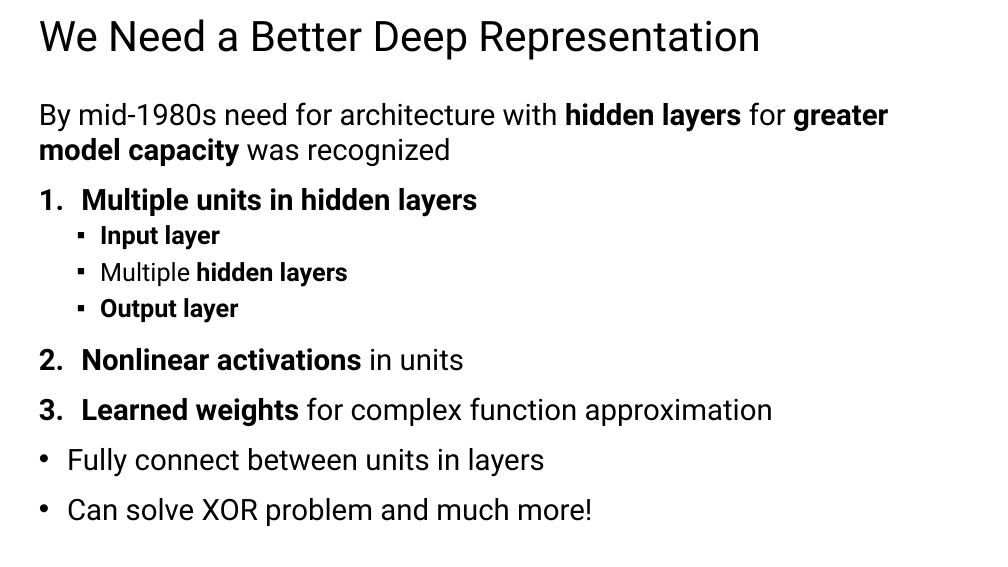
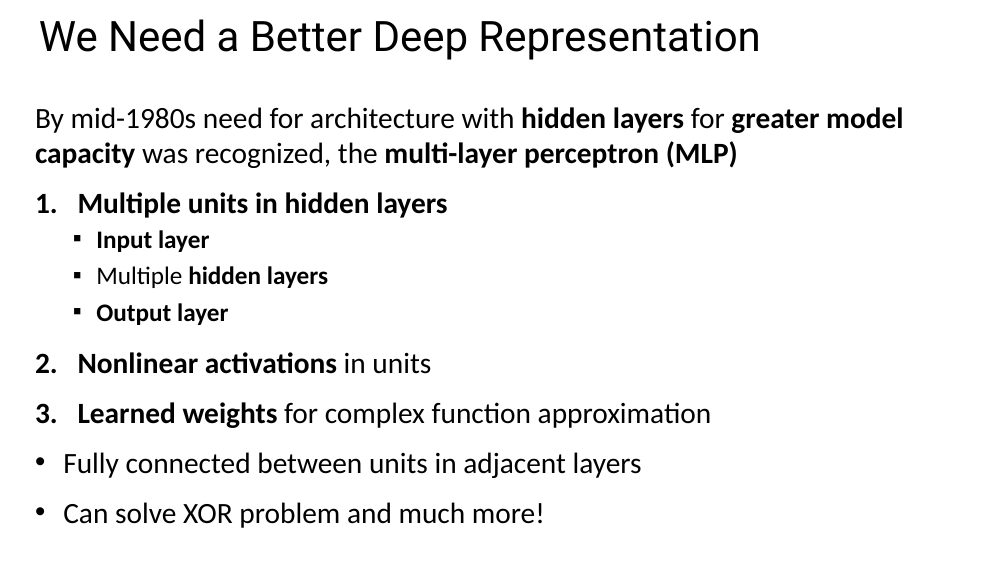
Before and after one commit to StephenElston/CSCI-E25, a slide deck: slide 16 of Slides/3_BuildingBlocksOfDeepLearning.pptx. Drawn at 1008x567 pixels with LibreOffice and Linux fonts; fonts in the diff are those of the drawing. Boxes give left, top, right and bottom in pixels: in the first picture for what was removed or moved away, otherwise in the second. Text is boxed around its words. In the diff, an @@ line names an element or a change of style, - is before the commit and + after.

```diff
--- a/Slides/3_BuildingBlocksOfDeepLearning.pptx
+++ b/Slides/3_BuildingBlocksOfDeepLearning.pptx
@@ text at <box>35,107,903,168</box>: text changed; font Roboto to Calibri; bold on @@
-By mid-1980s need for architecture with hidden layers for greater model capacity was recognized
+By mid-1980s need for architecture with hidden layers for greater model capacity was recognized, the multi-layer perceptron (MLP)
@@ text at <box>63,192,712,528</box>: font Roboto to Calibri in "Multiple units in hidden layers", "Input layer", "Multiple hidden layers", "Output layer" and 3 more places @@
@@ text at <box>63,452,642,478</box>: text changed; font Roboto to Calibri @@
-• Fully connect between units in layers
+• Fully connected between units in adjacent layers
```
Also in this commit, not shown: 11 other slides changed, 2 slides removed.
